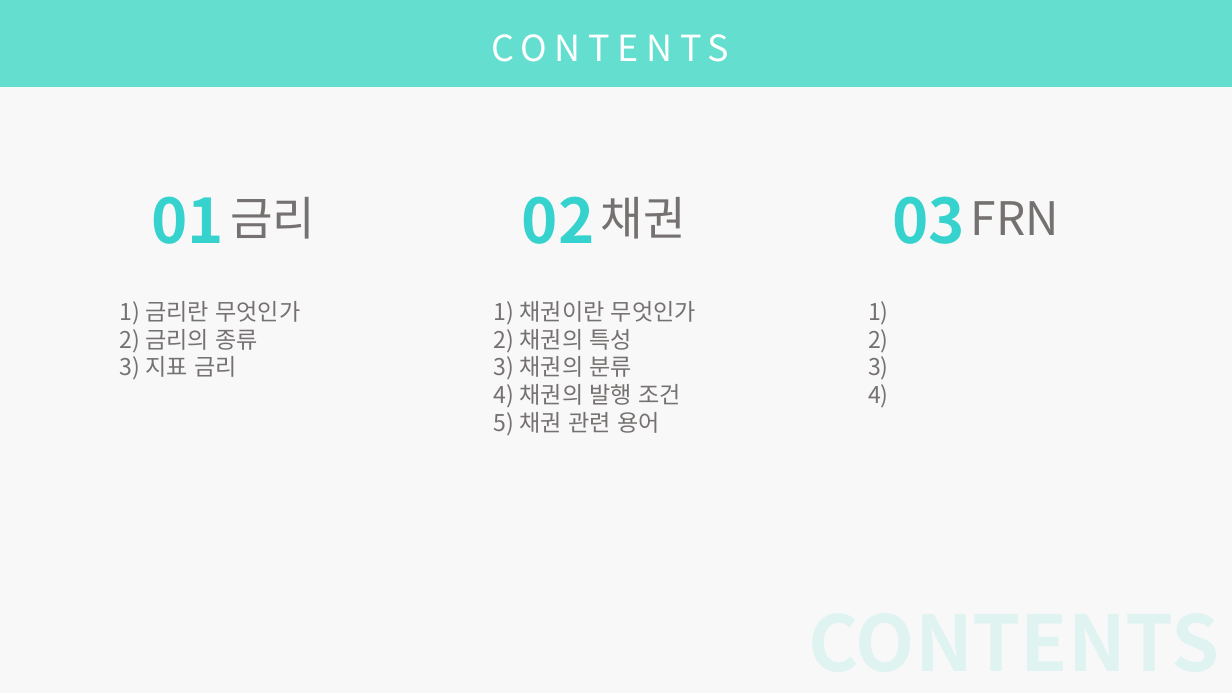
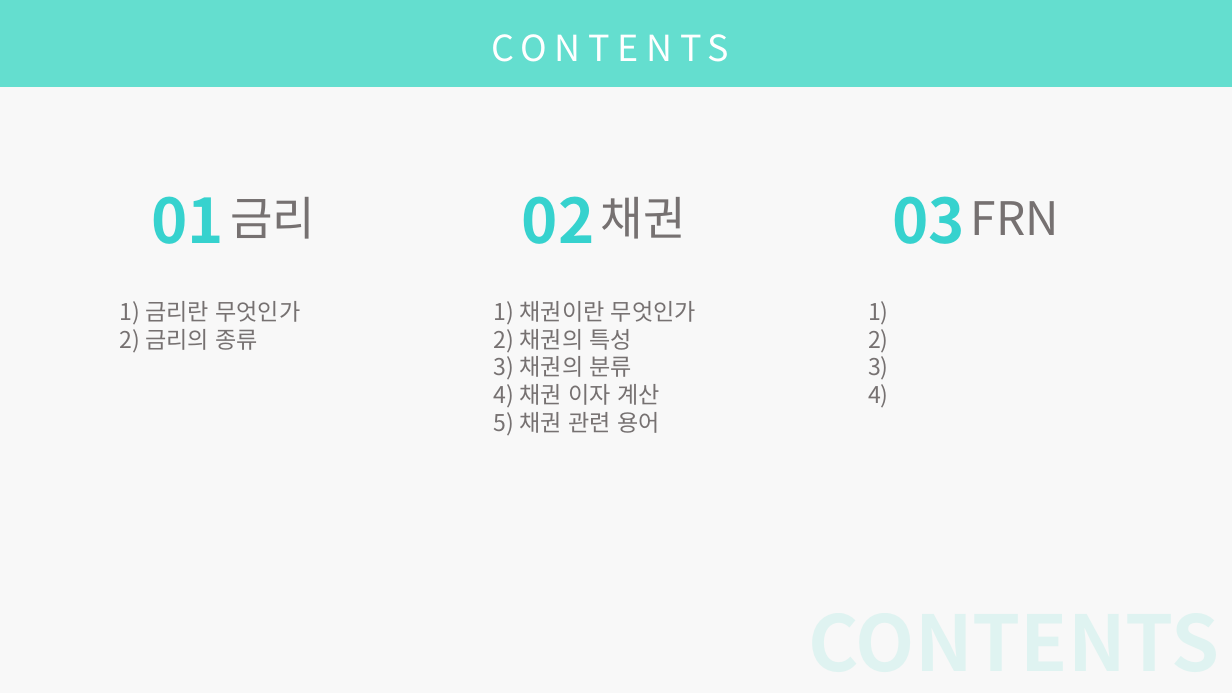
Before and after one commit to zndrke/Financial-Product, a slide deck: slide 2 of 금리채권/금리,채권,FRN.pptx. Drawn at 1232x693 pixels with LibreOffice and Linux fonts; fonts in the diff are those of the drawing. Boxes give left, top, right and bottom in pixels: in the first picture for what was removed or moved away, otherwise in the second. Text is boxed around its words. In the diff, an @@ line names an element or a change of style, - is before the commit and + after.

```diff
--- a/금리채권/금리,채권,FRN.pptx
+++ b/금리채권/금리,채권,FRN.pptx
@@ text at [119, 356, 237, 379]: paragraph removed @@
-3) 지표 금리
@@ text at [494, 384, 660, 407]: text changed @@
-4) 채권의 발행 조건
+4) 채권 이자 계산
```
Also in this commit, not shown: 4 other slides changed, 8 slides added, 2 other files.
